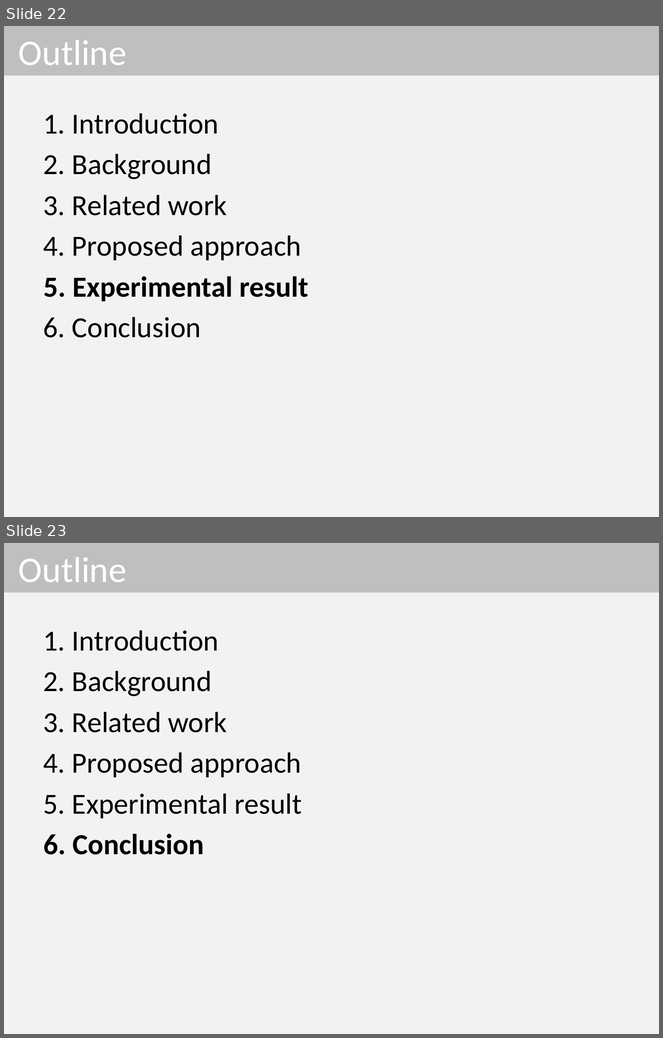
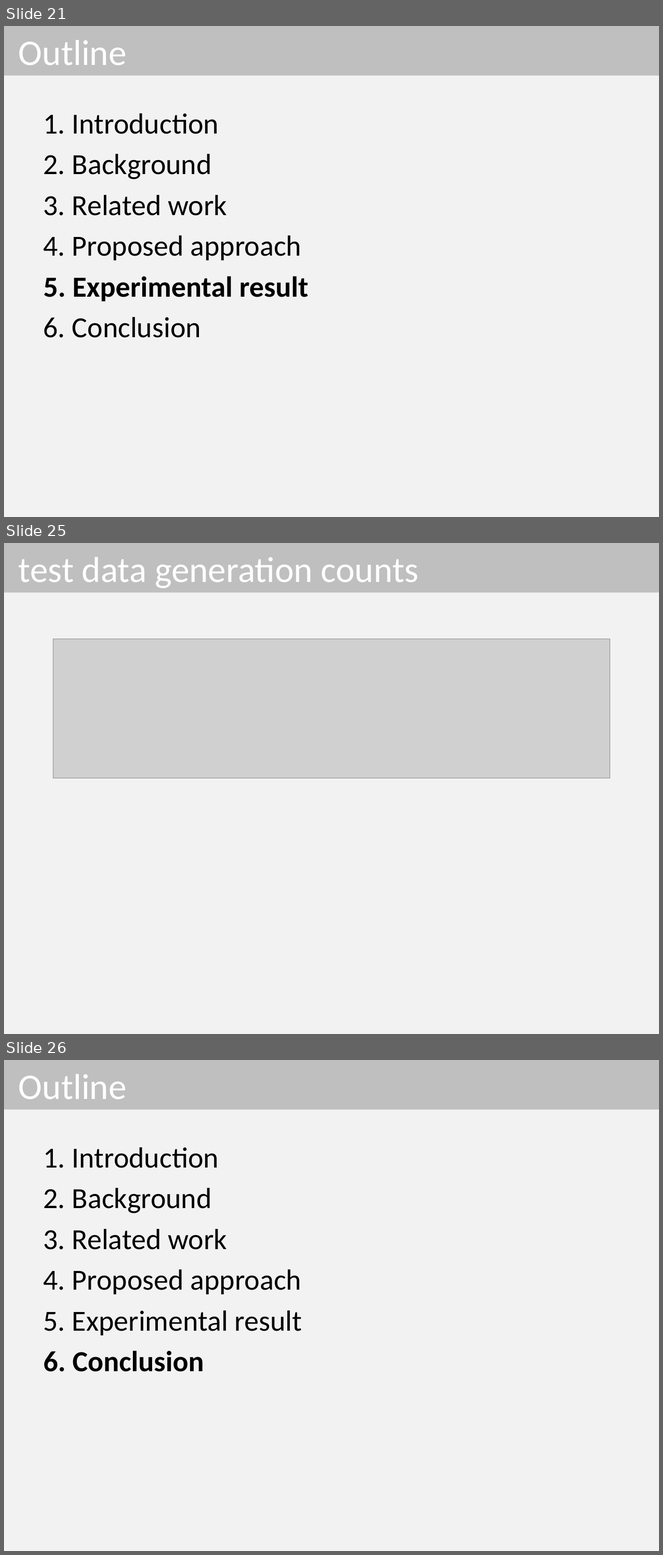
Before and after one commit to dinhngocthi/GAsource, a slide deck: CFT4CUnitSrc/src/report/ACOMP2016_Presentation.pptx. Shown one above the other, each under a label of ours: slides 22 and 23 before the commit, slides 21, 25 and 26 after it; the slides between them are not shown. The pictures are 663x1038 and 663x1555 pixels, drawn with LibreOffice and Linux fonts; fonts in the diff are those of the drawing; grey boxes stand for pictures. Boxes give left, top, right and bottom in pixels: in the first picture for what was removed or moved away, otherwise in the second. Text is boxed around its words. In the diff, an @@ line names an element or a change of style, - is before the commit and + after.

```diff
--- a/CFT4CUnitSrc/src/report/ACOMP2016_Presentation.pptx
+++ b/CFT4CUnitSrc/src/report/ACOMP2016_Presentation.pptx
@@ slide 25 added at [4, 543, 659, 1034], background #F2F2F2 @@
@@ title added at [4, 543, 659, 593], fill #BFBFBF, 39.6 pt, text #FFFFFF @@
+test data generation counts
@@ picture added at [53, 639, 610, 779] @@
@@ what was slide 22 is now slide 21 @@
@@ what was slide 23 is now slide 26 @@
```
Also in this commit, not shown: 6 slides changed, 6 other slides added, 1 slide removed.
